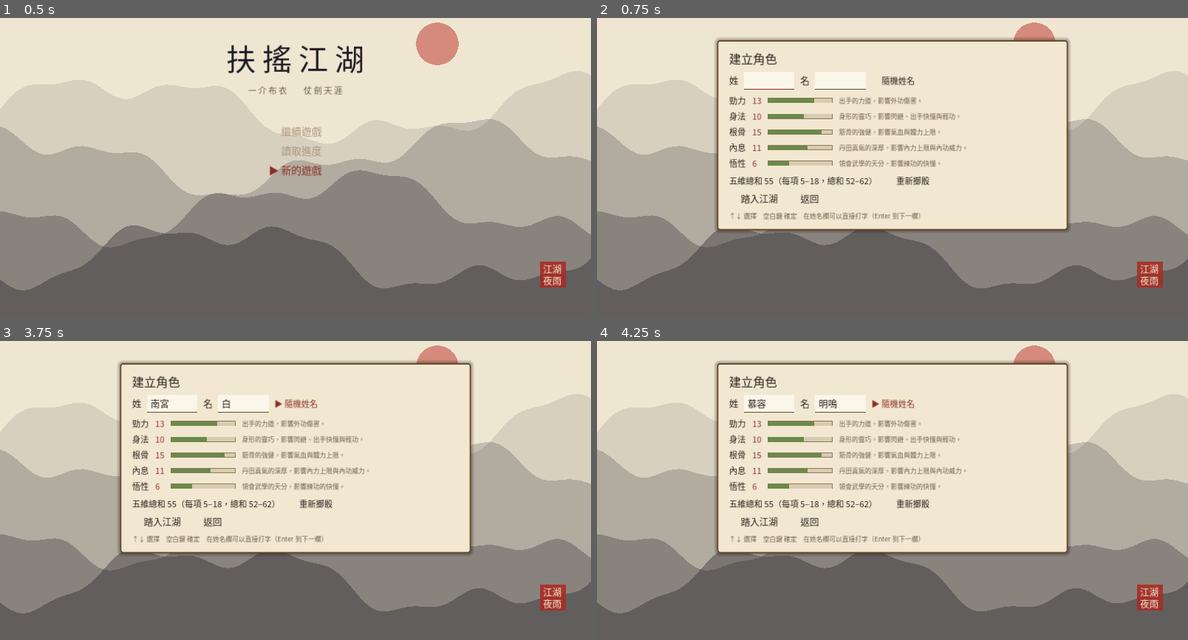
Above: before the commit, frames 1-4 (two rows, left to right).
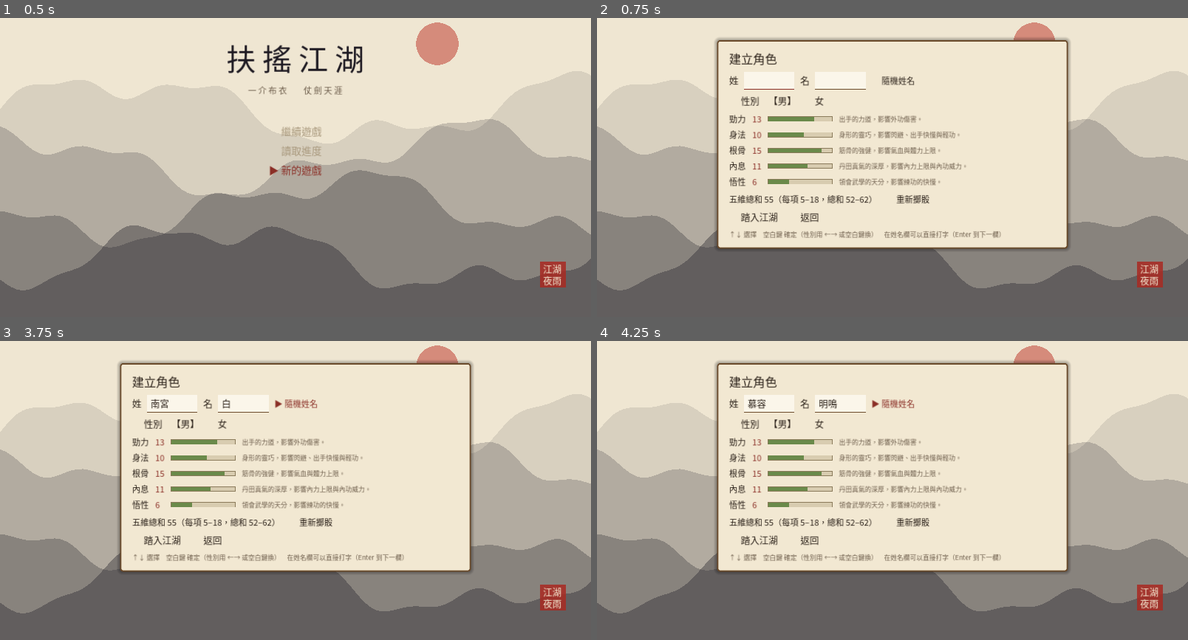
Above: after the commit, the same moments.

Repository: aidankaokao/wuxia-pixel-game
Game: Godot game, scene res://scenes/main.tscn
Two runs of this game, one before a commit and one after it. Both use one fixed random seed, a clock stepped at 60 frames per second and the inputs below.
Inputs (mouse positions are in pixels of both pictures, inside the frame that each line leads up to):
- Up to frame 1 (0.5 s): no input
- Up to frame 2 (0.75 s): tap Enter at 0.5 s; move the mouse to (1022, 113) at 0.52 s; hold Right (ui_right) from 0.53 s (still down); hold Shift from 0.53 s (still down); click (1022, 113) at 0.67 s
- Up to frame 3 (3.75 s): tap Space at 0.77, 1.07, 1.25, 2.75 s; release Right (ui_right) at 1.25 s; release Shift at 1.25 s; drag from (177, 472) to (265, 529) at 1.27 s; tap Enter at 2, 3.5, 3.6 s; move the mouse to (354, 373) at 2.02 s; hold Right (ui_right) 2.03-2.75 s; hold Z 2.03-2.75 s; tap Shift at 2.3 s; drag from (265, 529) to (118, 400) at 2.77 s; move the mouse to (472, 511) at 3.52 s; hold Left (ui_left) from 3.53 s (still down); hold Shift from 3.53 s (still down)
- Up to frame 4 (4.25 s): keep holding Left (ui_left); keep holding Shift; tap Space at 3.77, 4.07 s

Frame 1 is identical in both runs. In frame 2, 9.1% of the frame differs, in the area x 20-80%, y 26-78%; in frame 3, 9.1%; in frame 4, 9.1%.

Commit message:
Godot 版：人物核心第一步（4.40 設計：人物表、人物狀態、關係表、壽命與過世；scripts/person.gd 的 Person：讀寫、年齡、門派位階、照主角公式算戰鬥數值與實力、條件查詢、關係、壽命增減、舊傷、每天半夜判定過世、檢查工具）；建角選性別、隨機姓名照性別；主角補性別生年壽命差健康舊傷（舊檔照讀）；條件運算式讀得到主角的人物欄位；女俠的稱呼自動換；更新文件
Co-Authored-By: Claude Opus 5.5 <noreply@anthropic.com>

Diff:
--- /dev/null
+++ b/godot/data/persons/relations.json
@@ -0,0 +1,4 @@
+{
+ "_note": "人物之間開局時的關係：[a, b, 種類]；師徒、父子、母女這類有方向的，a 是師父／長輩。種類：師徒、父子、父女、母子、母女、夫妻、兄弟姐妹、結義、恩、仇、情。之後的變化記在 G.persons.rel。",
+ "relations": []
+}
--- a/godot/scripts/game.gd
+++ b/godot/scripts/game.gd
@@ -45,6 +45,8 @@
 var relations := {}
 ## 拜入的門派（scripts/sect.gd）；沒拜師是空的
 var sect := {}
+## 人物狀態（scripts/person.gd）：p 每個人跟人物表不一樣的欄位、rel 之後新增的關係、obits 過世的消息
+var persons := {}
 ## 生活的雜項狀態（存檔）：orders 手上的訂單、order_next 各下單的人隔到哪天再下單、schedule 日課表、
 ## daily 一天一次的小事記哪天做過（"event:work" 這類 → 日子）
 var life := {}
@@ -68,6 +70,7 @@
 	flags = {}
 	relations = {}
 	sect = {}
+	persons = {}
 	life = {}
 	respawn_at = {}
 	day = 1
@@ -181,7 +184,7 @@
 # ── 時間流逝 ────────────────────────────────────────────
 
 ## 過了半夜要跑的劇情檔（各檔的 static func new_day，只改狀態、不問話）
-const NEW_DAY_SCRIPTS := ["res://story/mq_fund.gd", "res://story/mq_trade.gd", "res://story/mq_order.gd", "res://story/life_mingquan.gd", "res://story/shop.gd"]
+const NEW_DAY_SCRIPTS := ["res://scripts/person.gd", "res://story/mq_fund.gd", "res://story/mq_trade.gd", "res://story/mq_order.gd", "res://story/life_mingquan.gd", "res://story/shop.gd"]
 
 
 ## 過了半夜要做的事（只改狀態、不問話）
@@ -276,7 +279,7 @@
 func write_save(slot: String, where: Dictionary) -> bool:
 	DirAccess.make_dir_recursive_absolute("user://save")
 	var d := {"version": SAVE_VERSION, "saved_at": Time.get_unix_time_from_system(), "where": where,
-		"hero": hero, "silver": silver, "bag": bag, "flags": flags, "relations": relations, "sect": sect, "life": life, "day": day, "time": time, "weather": weather}
+		"hero": hero, "silver": silver, "bag": bag, "flags": flags, "relations": relations, "sect": sect, "persons": persons, "life": life, "day": day, "time": time, "weather": weather}
 	var f := FileAccess.open(_path(slot), FileAccess.WRITE)
 	if f == null:
 		return false
@@ -301,6 +304,12 @@
 	# JSON 讀回來的數字都是小數：角色身上的計數改回整數
 	for k in ["fame", "age", "points", "bag_extra", "hp", "qi", "stamina"]:
 		hero[k] = int(hero.get(k, 0))
+	# 人物核心以前的舊檔：當成男子、照開局年齡算生年
+	hero["gender"] = hero.get("gender", "男")
+	hero["born"] = int(hero.get("born", 1 - int(hero.age)))
+	hero["life_roll"] = int(hero.get("life_roll", 0))
+	hero["health"] = int(hero.get("health", 100))
+	hero["scars"] = hero.get("scars", [])
 	for s in hero.skills:
 		for k in ["level", "exp", "fails"]:
 			s[k] = int(s[k])
@@ -316,6 +325,12 @@
 	for k in ["rank", "joined", "rank_day", "contrib", "merit", "stipend_day"]:
 		if sect.has(k):
 			sect[k] = int(sect[k])
+	persons = d.get("persons", {})
+	for id in persons.get("p", {}):
+		var ps: Dictionary = persons.p[id]
+		for k in ["born", "health", "died"]:
+			if ps.has(k):
+				ps[k] = int(ps[k])
 	life = d.get("life", {})
 	respawn_at = {}
 	day = int(d.day)
--- a/godot/scripts/hero.gd
+++ b/godot/scripts/hero.gd
@@ -17,6 +17,7 @@
 const DEFAULT_BASE := {"strength": 12, "agility": 13, "constitution": 11, "energy": 6, "insight": 15}
 const SURNAMES := ["蕭", "葉", "沈", "陸", "顧", "韓", "秦", "柳", "江", "白", "溫", "穆", "凌", "裴", "燕", "楚", "岳", "謝", "杜", "方", "雲", "龍", "石", "嚴", "蘇", "司馬", "歐陽", "上官", "南宮", "東方", "慕容"]
 const NAME_CHARS := "子雲風行遠朔寒舟川岳辰逸塵青嵐霜昭明峻然弈之衡鈞驍若謙澄翊非白羽鳴"
+const NAME_CHARS_F := "雲青嵐霜若澄白羽婉清芷蘅瑤琴素月寧蘭靈雪晴微茵綺霓汐芸書"
 ## 武功欄位：外功 5、內功 2、輕功 1
 const SLOT_NAME := {"outer": "外功", "inner": "內功", "light": "輕功"}
 const SLOT_LIMIT := {"outer": 5, "inner": 2, "light": 1}
@@ -67,10 +68,11 @@
 	return {}
 
 
-static func roll_name() -> Array:
-	var given := NAME_CHARS[randi() % NAME_CHARS.length()]
+static func roll_name(gender := "男") -> Array:
+	var chars := NAME_CHARS_F if gender == "女" else NAME_CHARS
+	var given := chars[randi() % chars.length()]
 	if randf() >= 0.3:
-		var second := NAME_CHARS[randi() % NAME_CHARS.length()]
+		var second := chars[randi() % chars.length()]
 		if second != given:
 			given += second
 	return [SURNAMES[randi() % SURNAMES.size()], given]
@@ -81,13 +83,15 @@
 	return {"id": id, "level": level, "exp": 0, "pos": pos, "fails": 0, "roll": randf(), "moves": [skill_def(id).moves[0].id], "insight": 0}
 
 
-static func new_hero(surname := "", given := "無名", base := DEFAULT_BASE) -> Dictionary:
+## 新角色：gender 男／女；年齡 18（born 是出生那年，開局是第 1 年）；life_roll 天生的壽命差（見 Person.lifespan）
+static func new_hero(surname := "", given := "無名", base := DEFAULT_BASE, gender := "男") -> Dictionary:
 	var fist := new_skill("basic-fist", 1, 0)
 	fist.exp = 30
 	var breath := new_skill("breathing", 0, 0)
 	breath.exp = 40
 	var c := {
 		"surname": surname, "given": given, "name": surname + given, "fame": 0, "age": 18, "titles": [],
+		"gender": gender, "born": 1 - 18, "life_roll": randi_range(-8, 8), "health": 100, "scars": [],
 		"base": base.duplicate(), "extra": zero(), "skills": [fist, breath], "points": 0, "bag_extra": 0, "gear": {},
 		"hp": 0, "qi": 0, "stamina": 0,
 	}
--- /dev/null
+++ b/godot/scripts/person.gd
@@ -0,0 +1,438 @@
+class_name Person
+## 人物核心（PLAN.md 4.40）：每個有名有姓的人一個 id，其他系統一律透過這裡讀寫他的欄位。
+## - 人物表：data/persons/<地區>.json（固定的設定，key 是 id）；關係表 data/persons/relations.json（[a, b, 種類]）。
+## - 人物狀態：G.persons（存檔）——p：id → 跟人物表不一樣的欄位（門派、位階、武功重數、在哪、生死、傷）；rel：之後新增的關係；obits：過世的消息。
+## - 主角也是一個人（id "hero"），欄位在 G.hero（gender、born、life_roll、scars、health），門派在 G.sect。
+## - 年齡照生年算：born 是出生那年（遊戲開始那年是第 1 年，開局 30 歲就是 -29）；壽命見 lifespan（PLAN.md 4.40 第八節）。
+## - 條件運算式（Story.cond）可以讀 env(id) 的欄位：gender、age、sect、rank、post、job、fame、五維、skill_<武功>、tag_<標籤>、trait_<性格>。
+##
+## 人物表一筆的欄位（都可以省略，省略的照預設）：
+##   surname、given、alias、gender（男／女）、born、life_roll、origin、look、traits [..]、job、tags [..]、
+##   base {五維}、skills {武功: 重數}、gear {部位: 物品}、faction {sect, rank, post}、master、home、life、likes、hobby、talk
+
+const LIFESPAN := {"男": 62, "女": 66}
+## 職業對壽命的增減（年）
+const JOB_LIFE := {"僧": 4, "道": 4, "書生": 1, "農": 0, "漁": -2, "鐵匠": -1, "礦工": -5, "鏢師": -2, "捕快": -2, "船家": -2, "山賊": -4, "鹽丁": -3}
+## 性格與習慣對壽命的增減（年）
+const TRAIT_LIFE := {"好酒": -3, "暴躁": -2, "清心寡欲": 2}
+## 裝備中的內功每一重（乘品階倍數）延壽幾年、最多幾年
+const INNER_LIFE := 0.4
+const INNER_LIFE_MAX := 15.0
+## 離壽命幾年內算「體衰」
+const FRAIL_YEARS := 2
+
+static var _defs := {}
+static var _rels := []
+
+
+# ── 人物表 ──────────────────────────────────────────────
+
+static func defs() -> Dictionary:
+	if _defs.is_empty():
+		var dir := DirAccess.open("res://data/persons")
+		if dir == null:
+			return _defs
+		for f in dir.get_files():
+			if not f.ends_with(".json"):
+				continue
+			var d = JSON.parse_string(FileAccess.get_file_as_string("res://data/persons/" + f))
+			if f == "relations.json":
+				_rels = d.get("relations", [])
+				continue
+			for id in d:
+				if id.begins_with("_"):
+					continue
+				var p: Dictionary = d[id]
+				p["id"] = id
+				p["_file"] = f
+				_defs[id] = p
+	return _defs
+
+
+static func ids() -> Array:
+	return defs().keys()
+
+
+static func exists(id: String) -> bool:
+	return id == "hero" or defs().has(id)
+
+
+## 人物狀態（存檔）：沒有就建一份空的
+static func _st() -> Dictionary:
+	if not G.persons.has("p"):
+		G.persons["p"] = {}
+	return G.persons.p
+
+
+static func state(id: String) -> Dictionary:
+	return _st().get(id, {})
+
+
+# ── 讀寫 ────────────────────────────────────────────────
+
+## 這個人現在的樣子：人物表疊上狀態（武功展開成跟主角一樣的格式，給 Hero、Fight 的公式用）
+static func of(id: String) -> Dictionary:
+	if id == "hero":
+		return _hero_view()
+	var d: Dictionary = defs().get(id, {})
+	if d.is_empty():
+		return {}
+	var p: Dictionary = d.duplicate(true)
+	var s := state(id)
+	for k in s:
+		if k == "faction" and s.faction is Dictionary:
+			var fa: Dictionary = p.get("faction", {}).duplicate()
+			fa.merge(s.faction, true)
+			p.faction = fa
+		else:
+			p[k] = s[k]
+	p["name"] = "%s%s" % [p.get("surname", ""), p.get("given", "")]
+	p["gender"] = p.get("gender", "男")
+	p["born"] = int(p.get("born", 1 - 20))
+	p["base"] = _base(p.get("base", {}))
+	p["extra"] = Hero.zero()
+	p["skills"] = expand_skills(p.get("skills", {}))
+	p["gear"] = p.get("gear", {})
+	p["faction"] = p.get("faction", {})
+	p["alive"] = p.get("alive", true)
+	p["health"] = int(p.get("health", 100))
+	p["scars"] = p.get("scars", [])
+	p["fame"] = int(p.get("fame", 0))
+	return p
+
+
+static func _base(b: Dictionary) -> Dictionary:
+	var out := {}
+	for a in Hero.ATTRS:
+		out[a.key] = float(b.get(a.key, Hero.DEFAULT_BASE[a.key]))
+	return out
+
+
+## {武功: 重數} → 主角格式的武功清單：照順序裝進欄位（滿了就不裝），悟出重數到了的招式
+static func expand_skills(sk) -> Array:
+	if sk is Array:
+		return sk
+	var out := []
+	var used := {"outer": 0, "inner": 0, "light": 0}
+	for id in sk:
+		var def := Hero.skill_def(id)
+		if def.is_empty():
+			continue
+		var lv := int(sk[id])
+		var slot := Hero.slot_of(def.kind)
+		var pos = used[slot] if used[slot] < Hero.SLOT_LIMIT[slot] else null
+		if pos != null:
+			used[slot] += 1
+		var moves := []
+		for mv in def.moves:
+			if int(mv.get("level", 0)) <= lv:
+				moves.append(mv.id)
+		if moves.is_empty():
+			moves.append(def.moves[0].id)
+		out.append({"id": id, "level": lv, "exp": 0, "pos": pos, "fails": 0, "roll": 0.5, "moves": moves, "insight": 0})
+	return out
+
+
+static func _hero_view() -> Dictionary:
+	var h := G.hero
+	var p := h.duplicate()
+	p["id"] = "hero"
+	p["gender"] = h.get("gender", "男")
+	p["born"] = int(h.get("born", 1 - int(h.get("age", 18))))
+	p["life_roll"] = int(h.get("life_roll", 0))
+	p["faction"] = {"sect": G.sect.get("id", ""), "rank": int(G.sect.get("rank", 0)), "post": G.sect.get("post", "")} if not G.sect.is_empty() else {}
+	p["alive"] = true
+	p["health"] = int(h.get("health", 100))
+	p["scars"] = h.get("scars", [])
+	return p
+
+
+## 寫進狀態（主角寫進 G.hero）
+static func put(id: String, key: String, value) -> void:
+	if id == "hero":
+		G.hero[key] = value
+		return
+	var st := _st()
+	if not st.has(id):
+		st[id] = {}
+	st[id][key] = value
+
+
+static func field(id: String, key: String, fallback = null):
+	return of(id).get(key, fallback)
+
+
+static func full_name(id: String) -> String:
+	if id == "hero":
+		return G.hero.get("name", "")
+	var d: Dictionary = defs().get(id, {})
+	return "%s%s" % [d.get("surname", ""), d.get("given", "")] if not d.is_empty() else id
+
+
+static func gender(id: String) -> String:
+	return of(id).get("gender", "男")
+
+
+static func year() -> int:
+	return int(G.date_of().year)
+
+
+static func age(id: String) -> int:
+	return year() - int(of(id).get("born", -19))
+
+
+static func alive(id: String) -> bool:
+	return id == "hero" or bool(of(id).get("alive", true))
+
+
+static func sect(id: String) -> String:
+	return of(id).get("faction", {}).get("sect", "")
+
+
+static func rank(id: String) -> int:
+	return int(of(id).get("faction", {}).get("rank", 0))
+
+
+## 拜入某個門派（或幫會）、改位階職位：NPC 寫狀態；主角走 Sect（G.sect）
+static func set_faction(id: String, sect_id: String, rank_v := 0, post := "") -> void:
+	if id == "hero":
+		return
+	put(id, "faction", {"sect": sect_id, "rank": rank_v, "post": post})
+
+
+# ── 能力 ────────────────────────────────────────────────
+
+static func attrs(id: String) -> Dictionary:
+	return Hero.attrs(of(id))
+
+
+## 戰鬥單位：照主角的公式由五維、武功、裝備算出來（切磋、比武、頭目戰用本人的數值）
+static func unit(id: String, side := "enemy") -> Dictionary:
+	var p := of(id)
+	Hero.restore_all(p)
+	var u := Fight.hero_unit(p)
+	u.id = id
+	u.name = p.name
+	u.side = side
+	u.sprite = p.get("look", "villager")
+	u.ai = p.get("ai", "steady")
+	return u
+
+
+## 實力（一個數字，給選舉、名次、事件比大小）：攻防血速的綜合
+static func power(id: String) -> float:
+	var u := unit(id)
+	return float(u.atk) * 1.5 + float(u.ipow) + float(u.def) * 2.0 + float(u.max_hp) / 8.0 + float(u.spd)
+
+
+# ── 條件 ────────────────────────────────────────────────
+
+static var _hero_env := {}
+static var _hero_env_frame := -1
+
+
+## 條件運算式讀得到的欄位（主角的每一格畫面只算一次，條件很多時才不會慢）
+static func env(id: String) -> Dictionary:
+	if id == "hero":
+		var fr := Engine.get_process_frames()
+		if fr != _hero_env_frame or _hero_env.is_empty():
+			_hero_env = _env_of(id)
+			_hero_env_frame = fr
+		return _hero_env.duplicate()
+	return _env_of(id)
+
+
+static func _env_of(id: String) -> Dictionary:
+	var p := of(id)
+	if p.is_empty():
+		return {}
+	var fa: Dictionary = p.get("faction", {})
+	var e := {
+		"gender": p.gender, "age": year() - int(p.born), "sect": fa.get("sect", ""), "rank": int(fa.get("rank", 0)), "post": fa.get("post", ""),
+		"job": p.get("job", ""), "fame": int(p.get("fame", 0)), "alive": int(p.alive), "health": int(p.health),
+	}
+	var a := Hero.attrs(p)
+	for k in a:
+		e[k] = roundi(a[k])
+	for s in p.skills:
+		e["skill_" + s.id.replace("-", "_")] = int(s.level)
+	for t in p.get("tags", []):
+		e["tag_" + t] = 1
+	for t in p.get("traits", []):
+		e["trait_" + t] = 1
+	return e
+
+
+## 合不合條件（條件是空的一律合）
+static func check(id: String, expr: String) -> bool:
+	return Story.cond(expr, env(id))
+
+
+## 能不能練某門武功（skills.json 的 req／req_note）：回傳不能的原因，能練是空字串
+static func learn_block(id: String, skill_id: String) -> String:
+	var d := Hero.skill_def(skill_id)
+	var req: String = d.get("req", "")
+	if req == "" or check(id, req):
+		return ""
+	return d.get("req_note", "這門武功你練不了。")
+
+
+## 能不能拜入某個門派（Sect.DEFS 的 join_req／join_note）：回傳不能的原因，能拜是空字串
+static func join_block(id: String, sect_id: String) -> String:
+	var d := Sect.def(sect_id)
+	var req: String = d.get("join_req", "")
+	if req == "" or check(id, req):
+		return ""
+	return d.get("join_note", "這個門派不收你。")
+
+
+## 像資料庫的查詢：條件成立的人（預設只看活著的、不含主角）
+static func find(expr: String, include_dead := false) -> Array:
+	var out := []
+	for id in ids():
+		if not include_dead and not alive(id):
+			continue
+		if check(id, expr):
+			out.append(id)
+	return out
+
+
+# ── 關係 ────────────────────────────────────────────────
+
+## 所有關係（人物表的加上之後新增的）：[a, b, 種類]
+static func relations() -> Array:
+	defs()
+	return _rels + G.persons.get("rel", [])
+
+
+## 某人某種關係的對象（例如 rel("lu", "師徒") 是他的師父或徒弟）；方向有意義的種類，a 是長輩／師父
+static func rel(id: String, kind: String) -> Array:
+	var out := []
+	for r in relations():
+		if r[2] != kind:
+			continue
+		if r[0] == id:
+			out.append(r[1])
+		elif r[1] == id:
+			out.append(r[0])
+	return out
+
+
+static func add_rel(a: String, b: String, kind: String) -> void:
+	if not G.persons.has("rel"):
+		G.persons["rel"] = []
+	G.persons.rel.append([a, b, kind])
+
+
+# ── 壽命與過世 ──────────────────────────────────────────
+
+## 壽命：{total, parts: [[原因, 年]]}（每次照現狀算）
+static func lifespan(id: String) -> Dictionary:
+	var p := of(id)
+	var parts := []
+	parts.append(["%s子的平均壽命" % p.gender, float(LIFESPAN.get(p.gender, 62))])
+	if int(p.get("life_roll", 0)) != 0:
+		parts.append(["天生", float(p.life_roll)])
+	var a := Hero.attrs(p)
+	var con := (float(a.constitution) - 12.0) * 0.5
+	if absf(con) >= 0.5:
+		parts.append(["根骨", snappedf(con, 0.5)])
+	var inner := minf(INNER_LIFE_MAX, Hero.equipped_level(p, "inner") * INNER_LIFE)
+	if inner >= 0.5:
+		parts.append(["內功", snappedf(inner, 0.5)])
+	var job: String = p.get("job", "")
+	if JOB_LIFE.get(job, 0) != 0:
+		parts.append([job, float(JOB_LIFE[job])])
+	for t in p.get("traits", []):
+		if TRAIT_LIFE.has(t):
+			parts.append([t, float(TRAIT_LIFE[t])])
+	for sc in p.scars:
+		parts.append([sc.get("note", sc.get("kind", "舊傷")), float(sc.get("years", 0))])
+	if int(p.health) < 30:
+		parts.append(["病重", -5.0])
+	var total := 0.0
+	for x in parts:
+		total += x[1]
+	return {"total": total, "parts": parts}
+
+
+## 快到壽命了（差 FRAIL_YEARS 年以內）
+static func frail(id: String) -> bool:
+	return alive(id) and lifespan(id).total - age(id) <= FRAIL_YEARS
+
+
+## 留下永久的傷（減壽）：kind 種類（毒傷、內傷、走火入魔…）、years 減幾年（負數）
+static func add_scar(id: String, kind: String, years: float, note := "") -> void:
+	var sc: Array = of(id).scars.duplicate()
+	sc.append({"kind": kind, "years": years, "day": G.day, "note": note if note != "" else kind})
+	put(id, "scars", sc)
+
+
+## 過世（劇情的強制過世也走這裡）：記在狀態、留一則消息
+static func die(id: String, cause: String) -> void:
+	if id == "hero" or not alive(id):
+		return
+	put(id, "alive", false)
+	put(id, "died", G.day)
+	put(id, "cause", cause)
+	if not G.persons.has("obits"):
+		G.persons["obits"] = []
+	G.persons.obits.append({"id": id, "day": G.day, "cause": cause})
+
+
+## 壽命到了怎麼走：病重是病故、有舊傷是舊傷復發、年過七十是壽終正寢，其他是意外（看職業）
+static func natural_cause(id: String) -> String:
+	var p := of(id)
+	if int(p.health) < 40:
+		return "病故"
+	if not p.scars.is_empty():
+		return "舊傷復發"
+	if age(id) >= 70:
+		return "壽終正寢"
+	match p.get("job", ""):
+		"漁", "船家":
+			return "出海遇上風浪"
+		"鏢師":
+			return "走鏢遇伏"
+		"礦工":
+			return "礦坑塌了"
+		"山賊":
+			return "被官兵剿殺"
+	return "山裡失足"
+
+
+## 每天半夜：年齡到了壽命的人過世（G.NEW_DAY_SCRIPTS）
+static func new_day() -> void:
+	for id in ids():
+		if alive(id) and age(id) >= lifespan(id).total:
+			die(id, natural_cause(id))
+
+
+# ── 檢查（開發用：run:dev_person/check） ────────────────
+
+static func check_all() -> void:
+	var errs := []
+	var names := {}
+	for id in ids():
+		var d: Dictionary = defs()[id]
+		var nm := full_name(id)
+		if nm == "" or nm == id:
+			errs.append("%s：沒有姓名" % id)
+		if names.has(nm):
+			errs.append("%s：跟 %s 同名（%s）" % [id, names[nm], nm])
+		names[nm] = id
+		if not d.get("gender", "男") in LIFESPAN:
+			errs.append("%s：性別要寫男或女" % id)
+		for sk in d.get("skills", {}):
+			if Hero.skill_def(sk).is_empty():
+				errs.append("%s：沒有這門武功 %s" % [id, sk])
+		var m: String = d.get("master", "")
+		if m != "" and not exists(m):
+			errs.append("%s：師父 %s 不存在" % [id, m])
+	for r in relations():
+		for who in [r[0], r[1]]:
+			if not exists(who):
+				errs.append("關係 %s：%s 不存在" % [r, who])
+	print("PERSON 人物 %d 人、關係 %d 條；%s" % [ids().size(), relations().size(), "沒有問題" if errs.is_empty() else "問題 %d 個" % errs.size()])
+	for e in errs:
+		print("PERSON ", e)
--- a/godot/scripts/screens.gd
+++ b/godot/scripts/screens.gd
@@ -206,6 +206,9 @@
 		edits.append(e)
 	var random_l := _lab("", 18)
 	name_row.add_child(random_l)
+	var gender_l := _lab("", 20)
+	v.add_child(gender_l)
+	var gender := "男"
 	var table := GridContainer.new()
 	table.columns = 4
 	table.add_theme_constant_override("h_separation", 14)
@@ -226,12 +229,12 @@
 	var err_l := _lab("", 16, RED)
 	for l in [start_l, back_l, err_l]:
 		foot.add_child(l)
-	v.add_child(_lab("↑↓ 選擇　空白鍵 確定　在姓名欄可以直接打字（Enter 到下一欄）", 14, INK_SOFT))
+	v.add_child(_lab("↑↓ 選擇　空白鍵 確定（性別用 ←→ 或空白鍵換）　在姓名欄可以直接打字（Enter 到下一欄）", 14, INK_SOFT))
 	ui._show(root)
 	var base := Hero.roll_attrs()
 	var cur := 0
 	while true:
-		# 0 姓、1 名、2 隨機姓名、3 擲骰、4 開始、5 返回
+		# 0 姓、1 名、2 隨機姓名、3 性別、4 擲骰、5 開始、6 返回
 		ui.typing = cur <= 1
 		if cur <= 1:
 			edits[cur].grab_focus()
@@ -239,9 +242,10 @@
 			for e in edits:
 				e.release_focus()
 		_row_text(random_l, "隨機姓名", cur == 2)
-		_row_text(reroll_l, "重新擲骰", cur == 3)
-		_row_text(start_l, "踏入江湖", cur == 4)
-		_row_text(back_l, "返回", cur == 5)
+		_row_text(gender_l, "性別　%s　%s" % ["【男】" if gender == "男" else "　男　", "【女】" if gender == "女" else "　女　"], cur == 3)
+		_row_text(reroll_l, "重新擲骰", cur == 4)
+		_row_text(start_l, "踏入江湖", cur == 5)
+		_row_text(back_l, "返回", cur == 6)
 		for c in table.get_children():
 			c.queue_free()
 		var total := 0
@@ -254,23 +258,25 @@
 		total_l.text = "五維總和 %d（每項 %d–%d，總和 %d–%d）" % [total, Hero.ROLL.min, Hero.ROLL.max, Hero.ROLL.total_min, Hero.ROLL.total_max]
 		var k: String = await ui._key
 		if k == "Up" or (k == "Tab" and Input.is_key_pressed(KEY_SHIFT)):
-			cur = (cur + 5) % 6
+			cur = (cur + 6) % 7
 		elif k == "Down" or k == "Tab":
-			cur = (cur + 1) % 6
+			cur = (cur + 1) % 7
 		elif (k == "ok" or k == "Enter") and cur <= 1:
 			cur += 1
 		elif k == "back":
 			break
+		elif cur == 3 and k in ["Left", "Right", "ok"]:
+			gender = "女" if gender == "男" else "男"
 		elif k == "ok":
 			match cur:
 				2:
-					var n := Hero.roll_name()
+					var n := Hero.roll_name(gender)
 					edits[0].text = n[0]
 					edits[1].text = n[1]
 					err_l.text = ""
-				3:
+				4:
 					base = Hero.roll_attrs()
-				4:
+				5:
 					var sn := edits[0].text.strip_edges()
 					var gn := edits[1].text.strip_edges()
 					if sn == "" or gn == "":
@@ -278,8 +284,8 @@
 						continue
 					ui.typing = false
 					ui._close()
-					return Hero.new_hero(sn, gn, base)
-				5:
+					return Hero.new_hero(sn, gn, base, gender)
+				6:
 					break
 	ui.typing = false
 	ui._close()
--- a/godot/scripts/social.gd
+++ b/godot/scripts/social.gd
@@ -75,13 +75,28 @@
 	return not p.has("gate") or Story.cond(p.gate.open)
 
 
+## 主角是女子時，稱呼自動換成女子的說法（人物檔案的 address 也可以自己寫 gender == '女' 的分支）
+const FEMALE_ADDRESS := [["小兄弟", "小姑娘"], ["兄弟", "姑娘"], ["少俠", "女俠"], ["大俠", "女俠"], ["賢侄", "賢侄女"], ["公子", "姑娘"],
+	["師兄", "師姐"], ["師弟", "師妹"], ["小伙子", "姑娘"], ["年輕人", "姑娘"], ["小哥", "姑娘"]]
+
+
 ## 對方怎麼稱呼你
 static func address(p: Dictionary) -> String:
 	var env := {"stage": stage(p.id), "fame": int(G.hero.get("fame", 0))}
 	for r in p.get("address", []):
 		if Story.cond(r[0], env):
-			return _names(r[1])
+			return gendered(_names(r[1]))
 	return "你"
+
+
+## 照主角的性別換稱呼
+static func gendered(t: String) -> String:
+	if G.hero.get("gender", "男") != "女" or t.contains("姑娘") or t.contains("女俠"):
+		return t
+	for pair in FEMALE_ADDRESS:
+		if t.contains(pair[0]):
+			return t.replace(pair[0], pair[1])
+	return t
 
 
 static func _names(t: String) -> String:
--- a/godot/scripts/story.gd
+++ b/godot/scripts/story.gd
@@ -71,8 +71,15 @@
 	return bool(r) if not e.has_execute_failed() else false
 
 
-## 條件裡可以讀的世界狀態
+## 條件裡可以讀的世界狀態（加上主角的人物欄位：gender、age、sect、rank、五維、skill_<武功>…，見 Person.env；
+## 檢查別人時 extra 帶那個人的 Person.env，會蓋過主角的）
 static func _env() -> Dictionary:
+	var e := Person.env("hero")
+	e.merge(_world(), true)
+	return e
+
+
+static func _world() -> Dictionary:
 	return {
 		"rain": int(G.weather == "rain"), "fog": int(G.weather == "fog"), "snow": int(G.weather == "snow"),
 		"cloudy": int(G.weather == "cloudy"), "clear": int(G.weather == "clear"),
--- /dev/null
+++ b/godot/story/dev_person.gd
@@ -0,0 +1,36 @@
+## 人物核心的開發工具（scripts/person.gd）：run:dev_person/check 檢查人物表，run:dev_person/demo 印出幾個人的欄位、壽命與查詢結果。
+
+
+static func check(_ctx: Ctx) -> void:
+	Person.check_all()
+
+
+static func demo(_ctx: Ctx) -> void:
+	Person.check_all()
+	for id in ["hero"] + Person.ids():
+		var p := Person.of(id)
+		var ls := Person.lifespan(id)
+		var parts := []
+		for x in ls.parts:
+			parts.append("%s %+.1f" % [x[0], x[1]] if parts.size() > 0 else "%s %.0f" % [x[0], x[1]])
+		print("PERSON %s %s %s %d 歲　門派 %s 位階 %d　實力 %.0f　壽命 %.1f（%s）%s" % [id, p.name, p.gender, Person.age(id), Person.sect(id), Person.rank(id), Person.power(id), ls.total, "、".join(parts), "　體衰" if Person.frail(id) else ""])
+	print("PERSON 女子：", Person.find("gender == '女'"))
+	print("PERSON 鳴泉正式弟子以上：", Person.find("sect == 'mingquan' and rank >= 1"))
+	print("PERSON 主角條件 gender == '男'：", Story.cond("gender == '男'"))
+
+
+## 過世、存讀檔、女子稱呼（用開發的存檔欄位，跑完刪掉）
+static func life(_ctx: Ctx) -> void:
+	Person.new_day()
+	print("PERSON 過世的消息：", G.persons.get("obits", []))
+	Person.add_scar("t_a", "毒傷", -6.0, "中了蛇毒沒解乾淨")
+	print("PERSON t_a 中毒後壽命 ", Person.lifespan("t_a").total)
+	G.write_save("dev_person_test", {"name": "測試"})
+	G.persons = {}
+	G.apply_save(G.read_save("dev_person_test"))
+	DirAccess.remove_absolute(ProjectSettings.globalize_path("user://save/dev_person_test.json"))
+	print("PERSON 讀檔後：t_b 活著 ", Person.alive("t_b"), "、t_a 壽命 ", Person.lifespan("t_a").total, "、主角性別 ", G.hero.gender, " 生年 ", G.hero.born)
+	G.hero.gender = "女"
+	for t in ["{姓}少俠", "少俠", "{姓}賢侄", "年輕人", "{姓}大俠", "小兄弟"]:
+		print("PERSON 女子稱呼 ", t, " → ", Social.gendered(Social._names(t)))
+	G.hero.gender = "男"
--- a/godot/story/mq_order.gd
+++ b/godot/story/mq_order.gd
@@ -76,7 +76,7 @@
 
 
 static func hero_age() -> int:
-	return int(G.hero.get("age", 18)) + year() - 1
+	return Person.age("hero")
 
 
 ## 體力：45 歲以前 1，之後每年 -1%，60 歲時 0.85、之後每年 -2%（最低 0.3）
Not shown, changed: CLAUDE.md
Not shown, changed: PLAN.md
